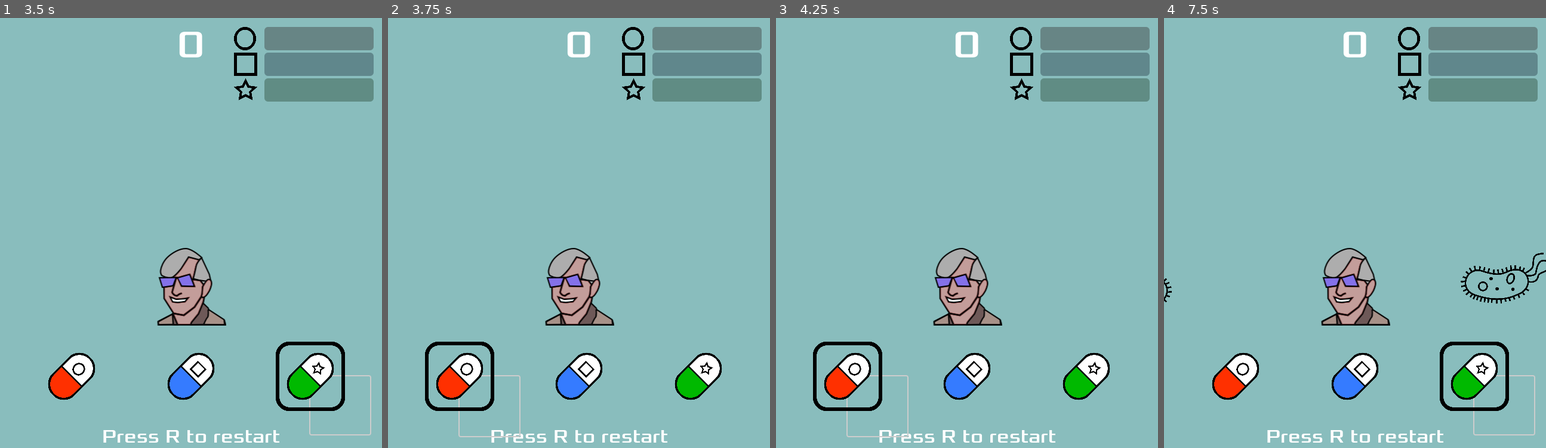
Above: before the commit, frames 1-4 (left to right).
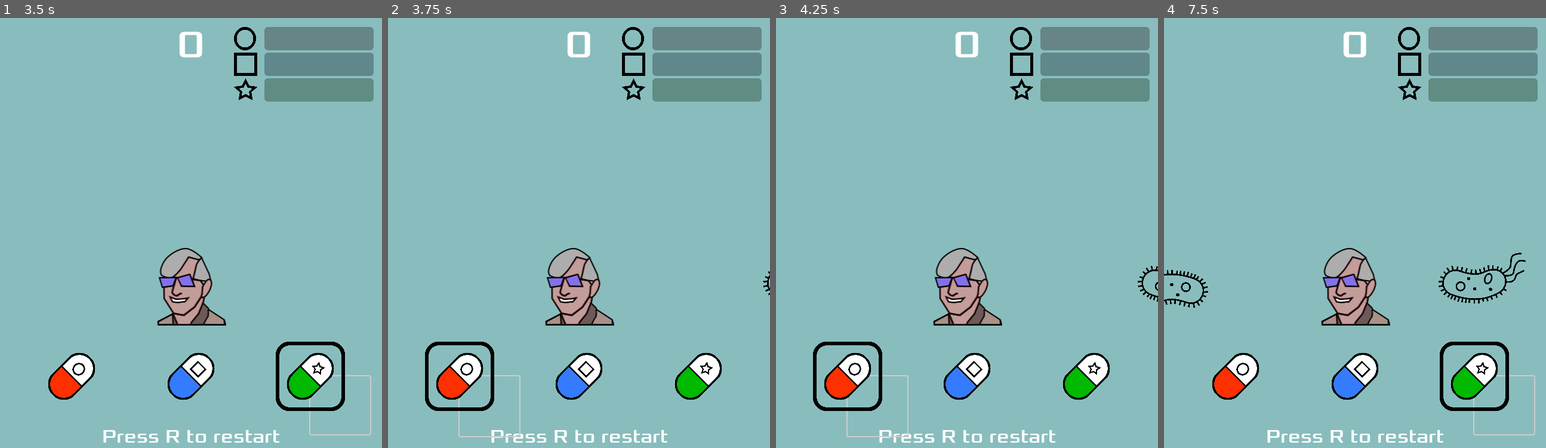
Above: after the commit, the same moments.

Repository: oxfordmmm/bash_the_bug_defender
Game: Godot game, scene res://scenes/splash_screen.tscn
Two runs of this game, one before a commit and one after it. Both use one fixed random seed, a clock stepped at 60 frames per second and the inputs below.
Inputs (mouse positions are in pixels of both pictures, inside the frame that each line leads up to):
- Up to frame 1 (3.5 s): click "Start" at 0.5 s; click (103, 405) at 1.25 s; click (221, 405) at 2 s; click (339, 405) at 2.75 s
- Up to frame 2 (3.75 s): click (491, 405) at 3.5 s
- Up to frame 3 (4.25 s): no input
- Up to frame 4 (7.5 s): click (1385, 405) at 4.25 s; click (1503, 405) at 5 s; click (1267, 405) at 5.75 s; click (1385, 405) at 6.5 s; click (1503, 405) at 7.25 s

Frame 1 is identical in both runs. In frame 2, less than 0.1% of the frame differs, in the area x 98-100%, y 58-65%; in frame 3, 0.1%; in frame 4, 1.0%, in the area x 0-100%, y 54-68%.

Commit message:
feat: tweak difficulty settings

Diff:
--- a/global.gd
+++ b/global.gd
@@ -3,3 +3,5 @@
 var initial_spawn_rate = 0.4
 var spawn_rate_acceleration = 0.02
 var initial_resistance_rate = 0
+var misuse_res_contribution = 0.04
+var res_contribution = 0.01
--- a/src/antibiotic.gd
+++ b/src/antibiotic.gd
@@ -13,8 +13,8 @@
 @export var icon_green: Resource
 var icons: Dictionary
 
-@export var res_contribution: float = 0.04
-@export var misuse_res_contribution: float = 0.1
+@export var res_contribution: float
+@export var misuse_res_contribution: float
 
 # Called when the node enters the scene tree for the first time.
 func _ready() -> void:
@@ -44,11 +44,11 @@
 	$Sprite2D/Symbol.texture = icons[type]
 
 func _on_visible_on_screen_enabler_2d_screen_exited() -> void:
-	get_tree().root.get_node("Main/BugSpawner").increase_resistance(type, misuse_res_contribution)
+	get_tree().root.get_node("Main/BugSpawner").increase_resistance(type, Global.misuse_res_contribution)
 	queue_free()
 
 
 func _on_area_entered(area: Area2D) -> void:
-	get_tree().root.get_node("Main/BugSpawner").increase_resistance(type, res_contribution)
+	get_tree().root.get_node("Main/BugSpawner").increase_resistance(type, Global.res_contribution)
 	area.take_dmg(1, type)
 	queue_free()
--- a/src/splash_screen.gd
+++ b/src/splash_screen.gd
@@ -5,17 +5,23 @@
 	match difficulty:
 		0:
 			Global.speed = 45
-			Global.initial_spawn_rate = 0.3
+			Global.initial_spawn_rate = 0.4
+			Global.spawn_rate_acceleration = 0.01
+			Global.initial_resistance_rate = 0
+			Global.res_contribution = 0.03
+			Global.misuse_res_contribution = 0.06
+		1:
+			Global.speed = 75
+			Global.initial_spawn_rate = 0.5
 			Global.spawn_rate_acceleration = 0.015
-			Global.initial_resistance_rate = 0
-		1:
-			Global.speed = 90
+			Global.initial_resistance_rate = 0.15
+			Global.res_contribution = 0.04
+			Global.misuse_res_contribution = 0.1
+		2:
+			Global.speed = 105
 			Global.initial_spawn_rate = 0.6
 			Global.spawn_rate_acceleration = 0.03
-			Global.initial_resistance_rate = 0.15
-		2:
-			Global.speed = 105
-			Global.initial_spawn_rate = 0.8
-			Global.spawn_rate_acceleration = 0.03
-			Global.initial_resistance_rate = 0.4
+			Global.initial_resistance_rate = 0.25
+			Global.res_contribution = 0.05
+			Global.misuse_res_contribution = 0.15
 	get_tree().change_scene_to_file("res://scenes/single_player.tscn")
